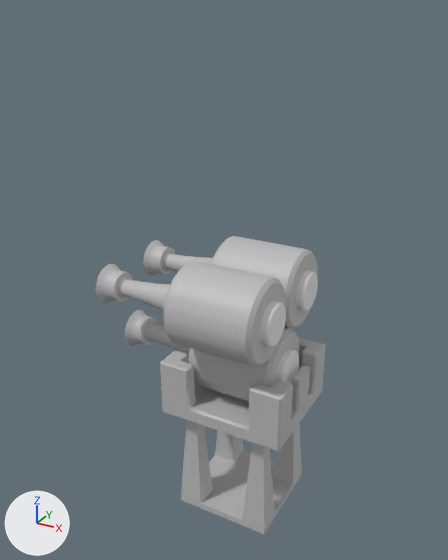
Renders of the FBX model Assets/Shredder_Tower.fbx from each side of a commit.
One viewpoint serves both versions: a camera (50 mm lens) standing at (0.338, -0.675, 0.694) and looking at (-0.036, 0.006, 0.354). Lighting does not change. The marker at lower left points along +X, +Y and +Z. The picture after the commit comes second. Where no turn or scale is listed for an object, it has been applied to the vertices. Vertices at exactly the same position are counted once.

Names of what the first picture shows: 'BatteryBarrel1', 'BatteryBarrel2', 'BatteryBarrel3', 'BatteryHolder1', 'BatteryTip1', 'BatteryTip2', 'BatteryTip3', 'Universal_Stand'.
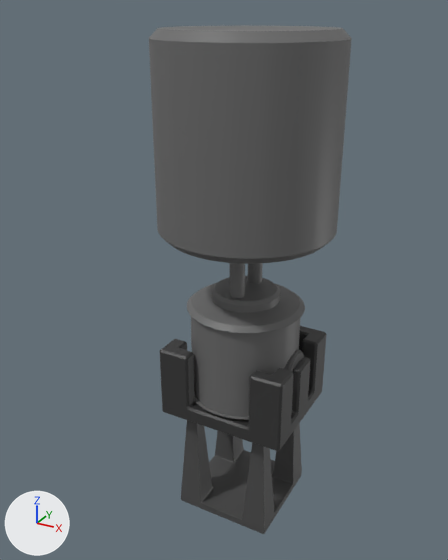
The change, as a list of edits to the scene's bpy script:
```text
Change me_mesh_005:
    where me_mesh_005.from_pydata(...)  # 200 vertices, 202 faces; spans x -0.0113..0.0113, y -0.0279..0.0279, z -0.0279..0.0279
    remove me_mesh_005.materials.append(mat_openpbr_shader1)  # white #e7e7e7
    add me_mesh_005.materials.append(mat_blackish_gray)  # dark grey #4b4b4b
Change me_mesh:
    where me_mesh.from_pydata(...)  # 186 vertices, 184 faces; spans x -0.069..0.069, y -0.069..0.069, z -0.005..0.155
    remove me_mesh.materials.append(mat_lambert1)  # grey #bcbcbc
    add me_mesh.materials.append(mat_blackish_gray)  # dark grey #4b4b4b
Change me_mesh_001:
    remove me_mesh_001.from_pydata(...)  # 904 vertices, 906 faces; spans x -0.09..0.09, y -0.079..0.079, z -0.011..0.071
    remove me_mesh_001.materials.append(mat_lambert1)  # grey #bcbcbc
    add me_mesh_001.from_pydata(...)  # 904 vertices, 906 faces; spans x -0.09..0.09, y -0.079..0.079, z -0.011..0.09
    me_mesh_001 part 1: 152 of the vertices in x 0.045..0.09, y -0.079..0.079, z 0.033..0.071 are scaled about their middle by (1, 1, 2.04)
    me_mesh_001 part 2: all 44 vertices in x -0.09..-0.045, y -0.079..-0.04, z 0.033..0.071 are scaled about their middle by (1, 1, 2.04)
    other edits to the shape of me_mesh_001 do not show in these pictures
    add me_mesh_001.materials.append(mat_black)  # dark grey #353535
Change me_mesh_003:
    used by ob_batterybarrel2; parent = ob_shredder_tower; location = (0.0, 34.0, 5.5); rotation_euler = (1.571, 1.571, 0.0), in degrees (90, 90, 0); scale = (5.64, 6.11, 5.64)
    remove me_mesh_003.from_pydata(...)  # 420 vertices, 422 faces; spans x -0.99..0.99, y -3.06..1.0, z -0.99..0.99
    add me_mesh_003.from_pydata(...)  # 200 vertices, 202 faces; spans x -0.99..0.99, y -1.0..1.0, z -0.99..0.99
    me_mesh_003 part 3
    40 vertices in x -0.99..0.99, y -0.92, z -0.99..0.99 move by (0.0, 0.33, 0.0)
    40 vertices in x -0.99..0.99, y 0.92, z -0.99..0.99 move by (0.0, -0.33, 0.0)
    me_mesh_003 part 4
    220 vertices are removed from x -0.5..0.5, y -3.06..-1.82, z -0.5..0.5
    221 faces are deleted
    1 new face joins them
    me_mesh_003 part 5: 201 faces spanning x -0.99..0.99, y -1.0..1.0, z -0.99..0.99 switch from mat_lambert1 (grey #bcbcbc) to mat_gray (dark grey #696969)
Remove ob_batterytip2:
    ob_batterytip2 = bpy.data.objects.new('BatteryTip2', me_mesh_006)
Change ob_batterytip1:
    ob_batterytip1.location: (0.06, 0.0, 0.245) -> (0.067, 0.0, 0.247)
Remove ob_batterytip3:
    ob_batterytip3 = bpy.data.objects.new('BatteryTip3', me_mesh_007)
Remove ob_batterybarrel1:
    ob_batterybarrel1 = bpy.data.objects.new('BatteryBarrel1', me_mesh_002)
Remove ob_batterybarrel3:
    ob_batterybarrel3 = bpy.data.objects.new('BatteryBarrel3', me_mesh_004)
Change ob_batterybarrel2:
    ob_batterybarrel2.rotation_euler: (1.571, 1.571, 0.0) -> (0.0, 0.0, 0.0)  # degrees (90, 90, 0) -> degrees (0, 0, 0)
    ob_batterybarrel2.location: (0.0, 34.0, 5.5) -> (0.0, 34.23, 0.0)
    ob_batterybarrel2.scale: (5.64, 6.11, 5.64) -> (4.59, 1.0, 4.59)
Add ob_stem2:
    ob_stem2 = bpy.data.objects.new('Stem2', me_mesh_005_1)  # a 20-sided cylinder along z spanning x -0.01..0.01, y -0.01..0.01, z -0.04..0.04; in mat_gray (dark grey #696969)
    ob_stem2.location = (0.0, -0.025, 0.391)
Add ob_stem1:
    ob_stem1 = bpy.data.objects.new('Stem1', me_mesh_004_1)  # a 20-sided cylinder along z spanning x -0.01..0.01, y -0.01..0.01, z -0.04..0.04; in mat_gray (dark grey #696969)
    ob_stem1.location = (0.0, 0.027, 0.391)
Add ob_pasted__batterybarrel:
    ob_pasted__batterybarrel = bpy.data.objects.new('pasted__BatteryBarrel', me_mesh_002_1)  # 320 vertices, 320 faces; spans x -0.079..0.079, y -0.079..0.079, z -0.07..0.075; in mat_gray (dark grey #696969)
    ob_pasted__batterybarrel.location = (0.0, 0.0, 0.263)
Add ob_boombox:
    ob_boombox = bpy.data.objects.new('BoomBox', me_mesh_006_1)  # 200 vertices, 202 faces; spans x -0.113..0.113, y -0.113..0.113, z -0.122..0.122; in mat_gray (dark grey #696969)
    ob_boombox.location = (0.0, 0.0, 0.551)
```

Where the change shows, as pixel boxes (x1, y1, x2, y2) in the pictures (448 x 560 px; the box of a moved part takes in the faces that stretch with it):
'BoomBox', added
    after: (149, 25, 352, 264)
'BatteryBarrel2', reshaped, moved, rescaled, turned
    before: (96, 261, 287, 367)
    after: (212, 276, 280, 313)
'BatteryHolder1', recoloured, reshaped (grey to dark grey, 10% taller)
    before: (160, 337, 326, 451)
    after: (160, 326, 326, 451)
'pasted__BatteryBarrel', added
    after: (187, 283, 305, 420)
'Universal_Stand', recoloured (grey to dark grey)
    both: (181, 420, 302, 534)
'BatteryBarrel3', deleted
    before: (143, 236, 318, 329)
'BatteryBarrel1', deleted
    before: (125, 310, 299, 402)
'BatteryTip3', deleted
    before: (260, 301, 286, 347)
'BatteryTip2', deleted
    before: (296, 270, 318, 312)
'BatteryTip1', recoloured, moved (mostly hidden afterwards)
    before: (276, 349, 299, 384)
    after: (284, 349, 304, 372)
'Stem2', added
    after: (229, 263, 245, 298)
'Stem1', added
    after: (248, 263, 263, 284)
part 1 of me_mesh_001, moved or reshaped
    before: (246, 337, 326, 440)
    after: (246, 326, 326, 440)
part 2 of me_mesh_001, moved or reshaped
    before: (160, 351, 198, 411)
    after: (160, 339, 196, 411)
part 3 of me_mesh_003, moved or reshaped
    before: (163, 261, 282, 367)
    after: (212, 284, 280, 313)
part 4 of me_mesh_003, cut back
    before: (96, 264, 170, 311)
part 5 of me_mesh_003, recoloured
    before: (163, 261, 287, 367)
    after: (212, 276, 280, 313)
